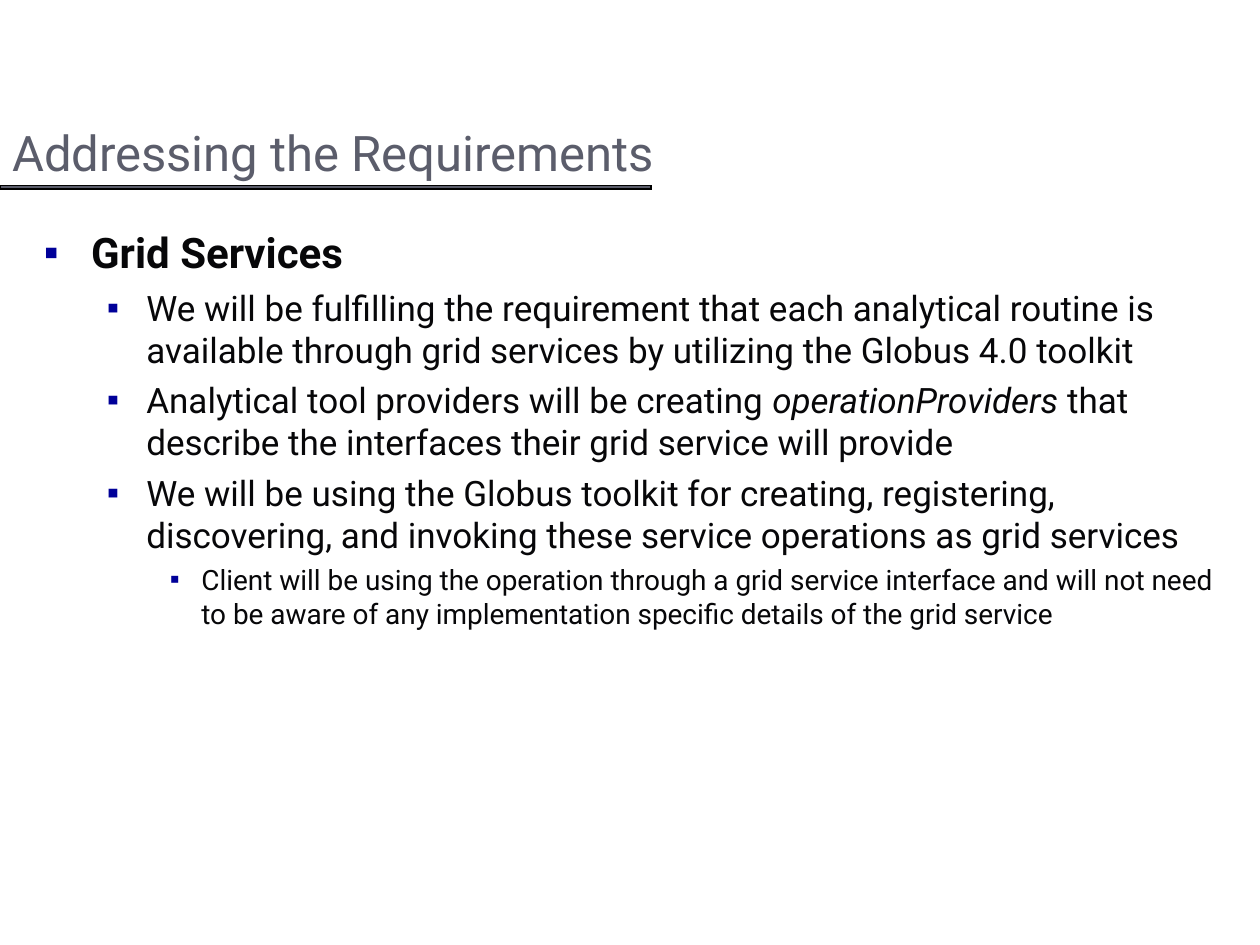
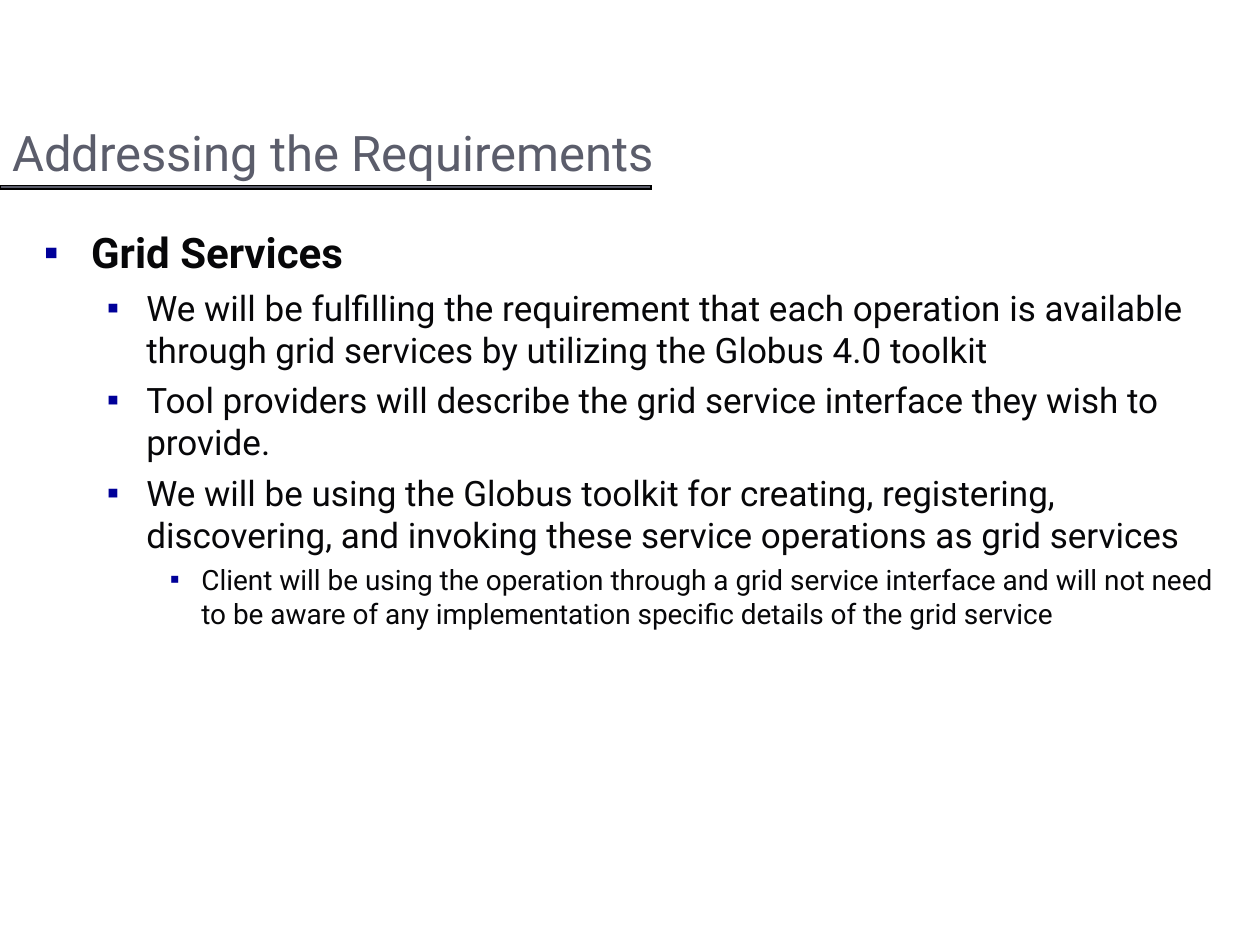
Before and after one commit to NCIP/cagrid-portal, a slide deck: slide 5 of cagrid-1-0/Documentation/presentations/introduce/Introduce_DIALOGUE2.ppt. Drawn at 1260x945 pixels with LibreOffice and Linux fonts; fonts in the diff are those of the drawing; background and template pictures are left out. Boxes give left, top, right and bottom in pixels: in the first picture for what was removed or moved away, otherwise in the second. Text is boxed around its words. In the diff, an @@ line names an element or a change of style, - is before the commit and + after.

```diff
--- a/cagrid-1-0/Documentation/presentations/introduce/Introduce_DIALOGUE2.ppt
+++ b/cagrid-1-0/Documentation/presentations/introduce/Introduce_DIALOGUE2.ppt
@@ text at (146,294,1183,462): text changed @@
-  ▪ We will be fulfilling the requirement that each analytical routine is available through grid services by utilizing the Globus 4.0 toolkit
-  ▪ Analytical tool providers will be creating operationProviders that describe the interfaces their grid service will provide
+  ▪ We will be fulfilling the requirement that each operation is available through grid services by utilizing the Globus 4.0 toolkit
+  ▪ Tool providers will describe the grid service interface they wish to provide.
```
Also in this commit, not shown: 12 other slides changed, 1 slide added, 24 slides removed, 1 other file.
